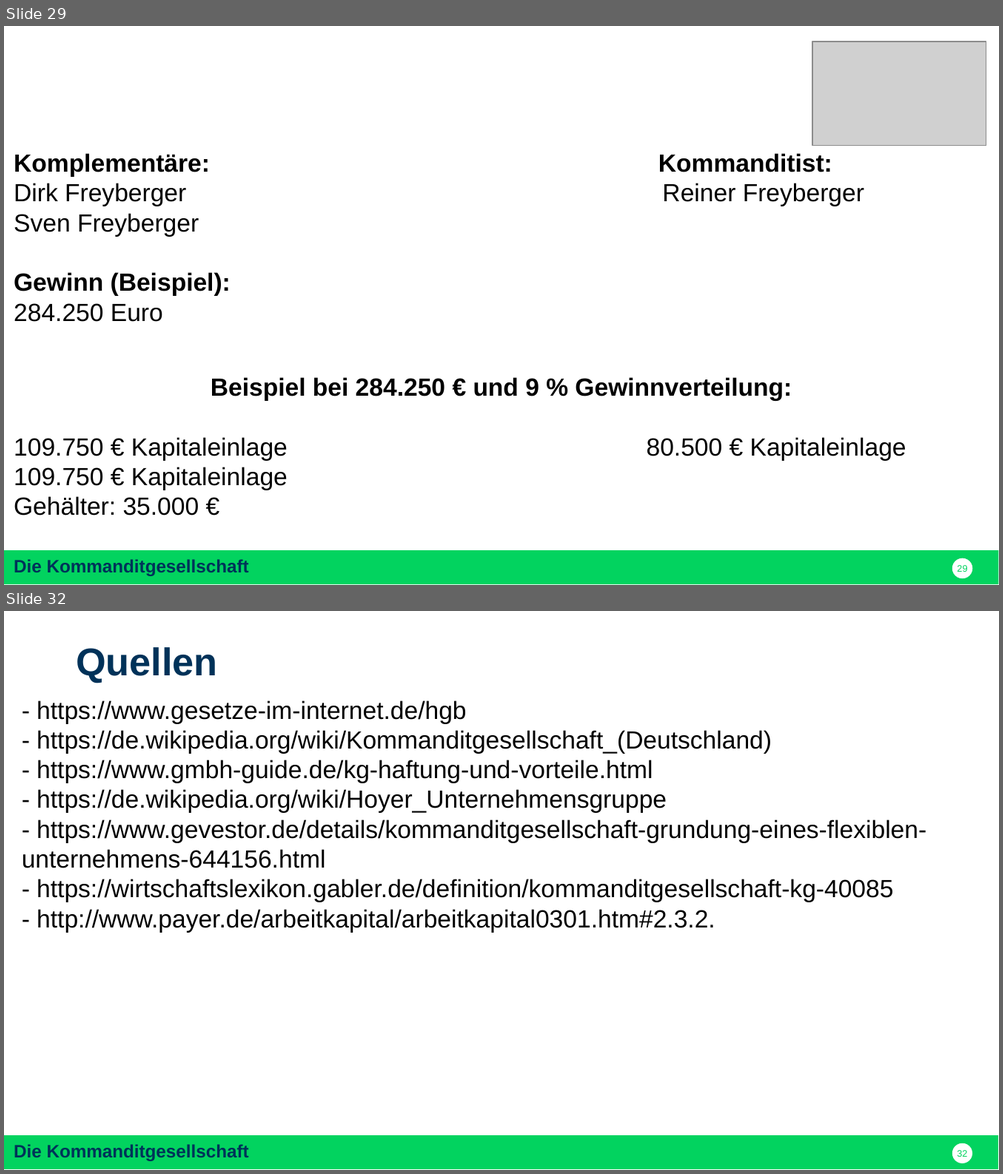
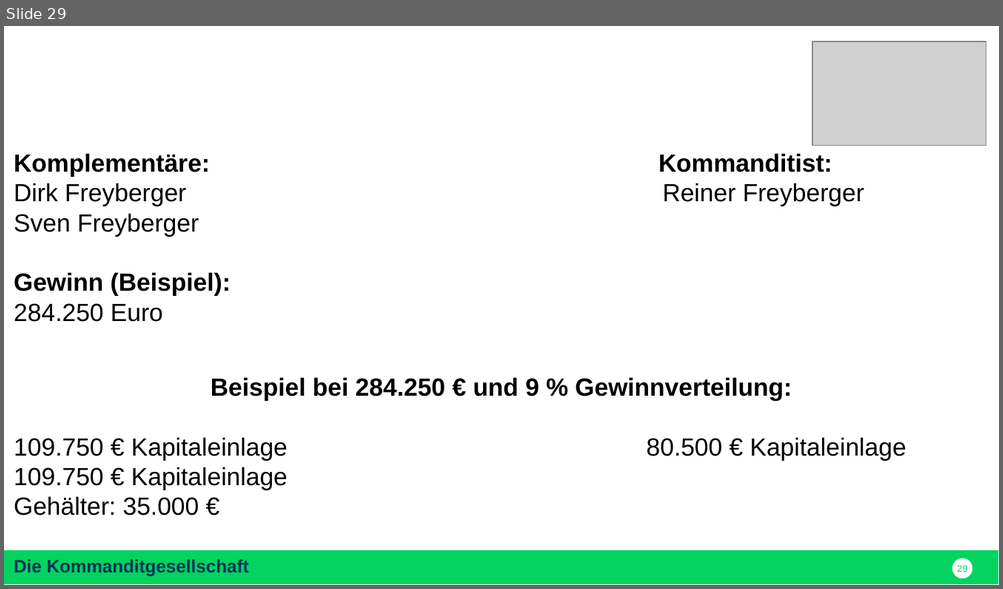
Before and after one commit to nodeg/exercises, a slide deck: FINAL_Referat_BWP_FINAL.pptx. Shown one above the other, each under a label of ours: slides 29 and 32 before the commit, slide 29 after it; the slides between them are not shown. The pictures are 1003x1174 and 1003x589 pixels, drawn with LibreOffice and Linux fonts; fonts in the diff are those of the drawing; grey boxes stand for pictures. Boxes give left, top, right and bottom in pixels: in the first picture for what was removed or moved away, otherwise in the second. Text is boxed around its words. In the diff, an @@ line names an element or a change of style, - is before the commit and + after.

```diff
--- a/FINAL_Referat_BWP_FINAL.pptx
+++ b/FINAL_Referat_BWP_FINAL.pptx
@@ slide 32 removed at <box>4,611,999,1170</box>, background #FFFFFF; not listed: 2 template elements that a slide beside it also shows @@
@@ text removed at <box>76,647,217,683</box> @@
-Quellen
@@ text removed at <box>22,701,926,932</box> @@
-- https://www.gesetze-im-internet.de/hgb
-- https://de.wikipedia.org/wiki/Kommanditgesellschaft_(Deutschland)
-- https://www.gmbh-guide.de/kg-haftung-und-vorteile.html
-- https://de.wikipedia.org/wiki/Hoyer_Unternehmensgruppe
-- https://www.gevestor.de/details/kommanditgesellschaft-grundung-eines-flexiblen-unternehmens-644156.html
-- https://wirtschaftslexikon.gabler.de/definition/kommanditgesellschaft-kg-40085
-- http://www.payer.de/arbeitkapital/arbeitkapital0301.htm#2.3.2.
```
Also in this commit, not shown: 10 slides changed, 1 slide added, 2 other slides removed.
